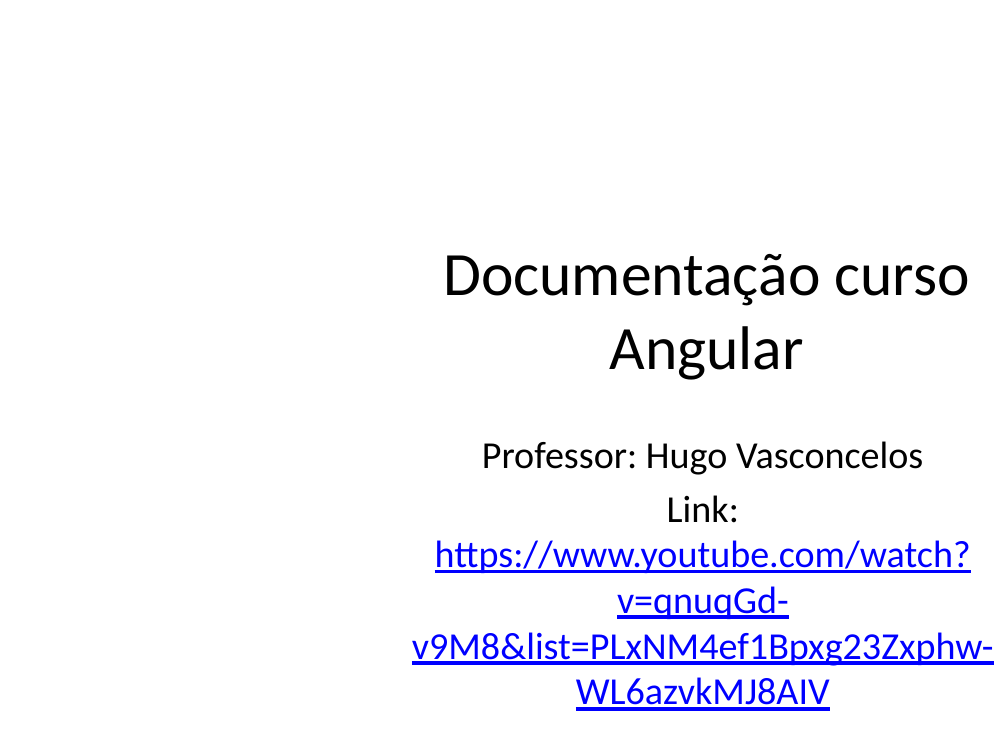
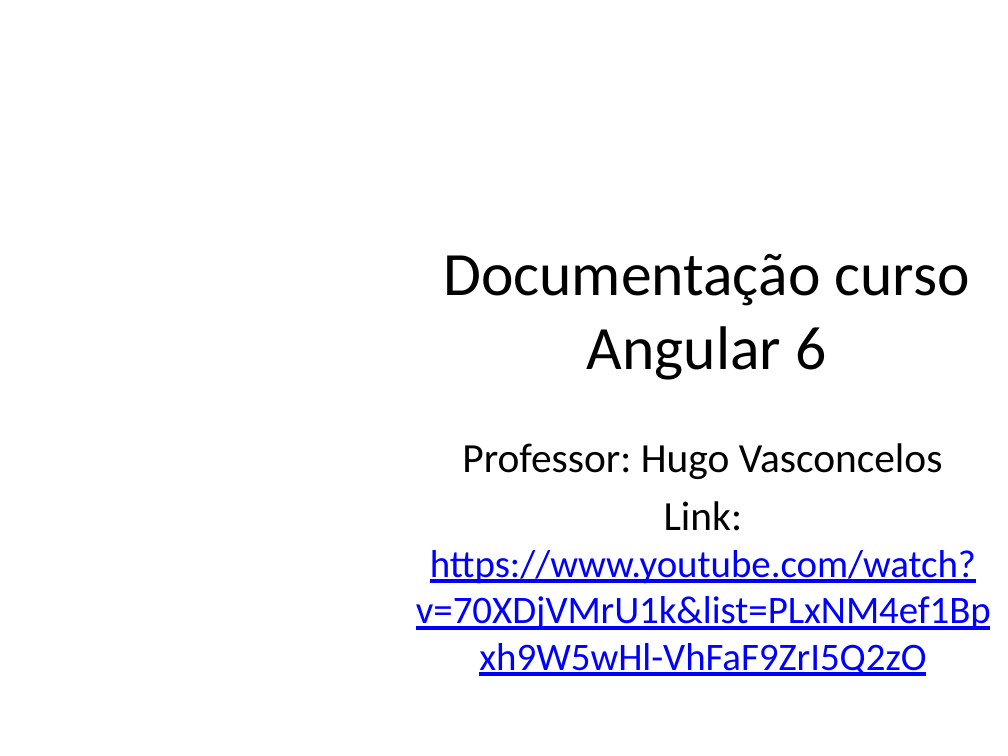
Before and after one commit to Wellingtongu/Cursos-AVD, a slide deck: slide 1 of Documentacao/Documentacao-curso-Angular.pptx. Drawn at 1008x756 pixels with LibreOffice and Linux fonts; fonts in the diff are those of the drawing; background and template pictures are left out. Boxes give left, top, right and bottom in pixels: in the first picture for what was removed or moved away, otherwise in the second. Text is boxed around its words. In the diff, an @@ line names an element or a change of style, - is before the commit and + after.

```diff
--- a/Documentacao/Documentacao-curso-Angular.pptx
+++ b/Documentacao/Documentacao-curso-Angular.pptx
@@ title at [443,254,969,380]: text changed @@
-Documentação curso Angular
+Documentação curso Angular 6
@@ subtitle at [462,443,943,479]: size 27.2 to 29.6 pt in "Professor: Hugo Vasconcelos" @@
@@ subtitle at [416,501,991,676]: text changed; size 27.2 to 27.8 pt @@
-Link: https://www.youtube.com/watch?v=qnuqGd-v9M8&list=PLxNM4ef1Bpxg23Zxphw-WL6azvkMJ8AIV
+Link: https://www.youtube.com/watch?v=70XDjVMrU1k&list=PLxNM4ef1Bpxh9W5wHl-VhFaF9ZrI5Q2zO
```
Also in this commit, not shown: 3 slides added, 1 slide removed, 35 other files.
